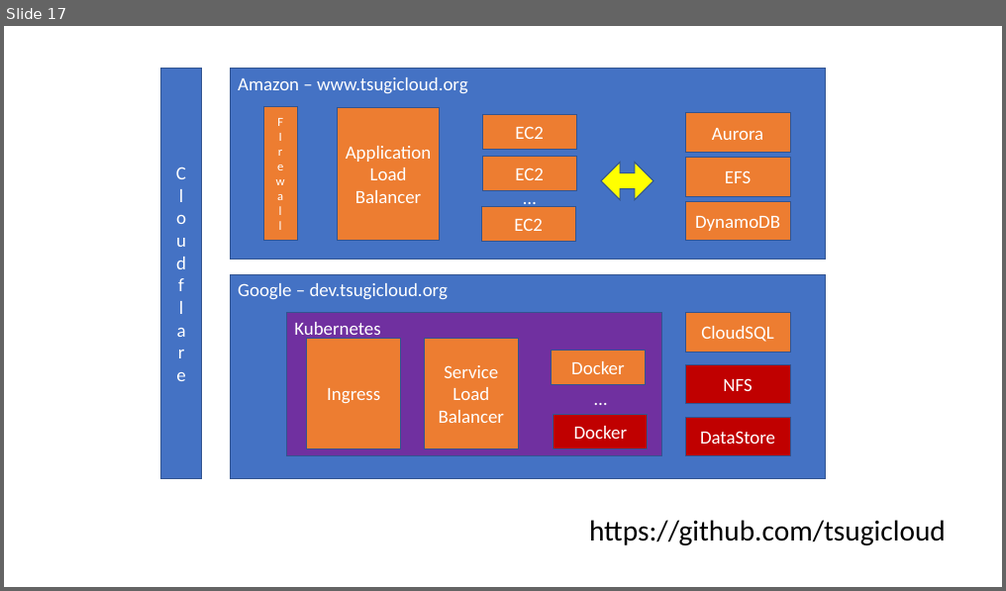
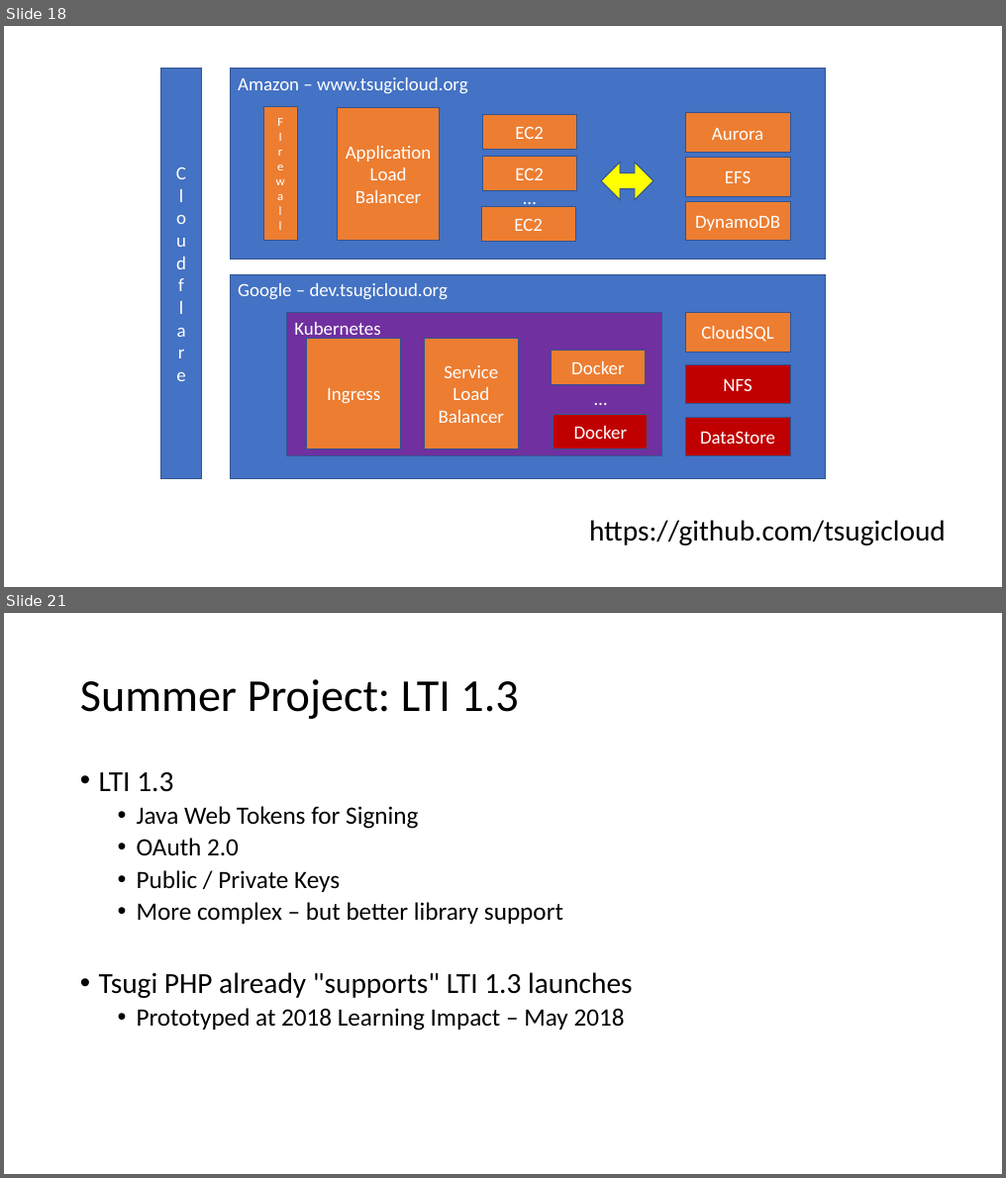
Before and after one commit to csev/talks, a slide deck: 2018/2018-05-Tsugi-Tech.pptx. Shown one above the other, each under a label of ours: slide 17 before the commit, slides 18 and 21 after it; the slides between them are not shown. The pictures are 1006x591 and 1006x1178 pixels, drawn with LibreOffice and Linux fonts; fonts in the diff are those of the drawing. Boxes give left, top, right and bottom in pixels: in the first picture for what was removed or moved away, otherwise in the second. Text is boxed around its words. In the diff, an @@ line names an element or a change of style, - is before the commit and + after.

```diff
--- a/2018/2018-05-Tsugi-Tech.pptx
+++ b/2018/2018-05-Tsugi-Tech.pptx
@@ slide 21 added at (4,613,1002,1174), background #FFFFFF @@
@@ title added at (80,679,518,719), 44 pt, text #000000 @@
+Summer Project: LTI 1.3
@@ text added at (99,772,633,1031), 24 pt, text #000000 @@
+• LTI 1.3
+  • Java Web Tokens for Signing
+  • OAuth 2.0
+  • Public / Private Keys
+  • More complex – but better library support
+• Tsugi PHP already "supports" LTI 1.3 launches
+  • Prototyped at 2018 Learning Impact – May 2018
@@ what was slide 17 is now slide 18 @@
```
Also in this commit, not shown: 3 slides changed, 3 other slides added, 2 other files.
